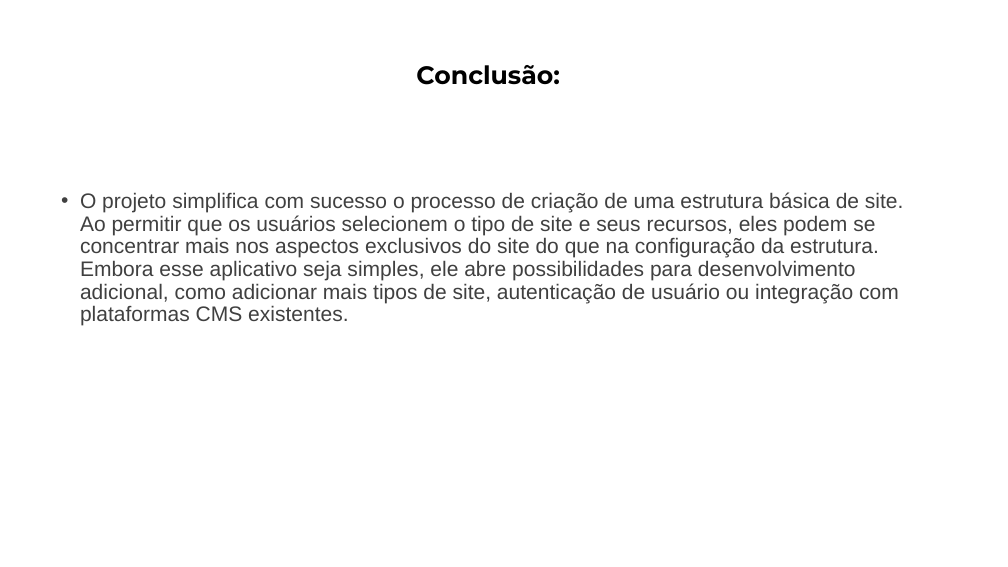
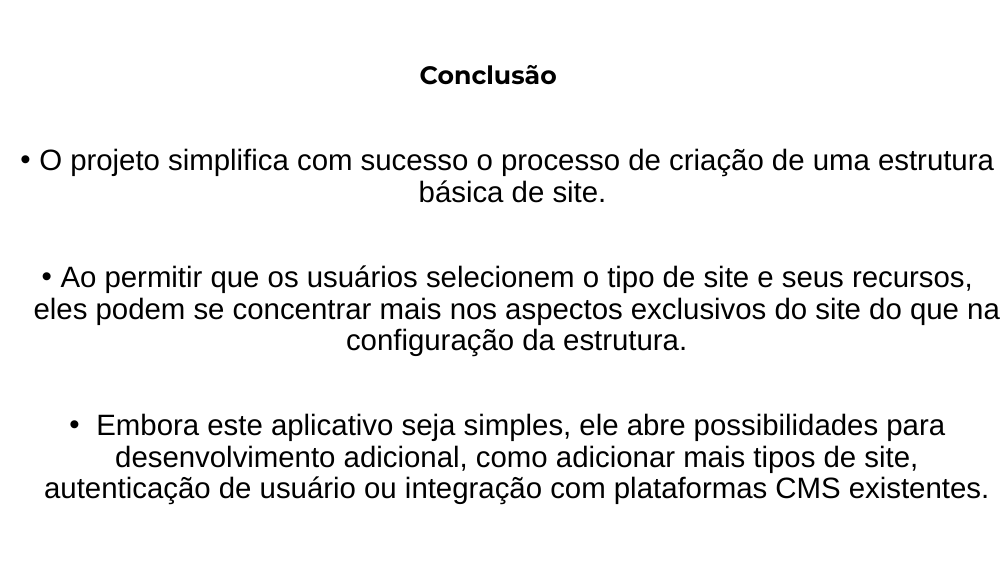
Before and after one commit to offmtm/low-code, a slide deck: slide 17 of Low Code Project.pptx (slide 7 before the commit). Drawn at 1008x567 pixels with LibreOffice and Linux fonts; fonts in the diff are those of the drawing. Boxes give left, top, right and bottom in pixels: in the first picture for what was removed or moved away, otherwise in the second. Text is boxed around its words. In the diff, an @@ line names an element or a change of style, - is before the commit and + after.

```diff
--- a/Low Code Project.pptx
+++ b/Low Code Project.pptx
@@ title at (420,65,557,85): text changed @@
-Conclusão:
+Conclusão
@@ text at (34,148,1000,504): text changed; size 20 to 28 pt; text colour #404040 to #000000 @@
-• O projeto simplifica com sucesso o processo de criação de uma estrutura básica de site. Ao permitir que os usuários selecionem o tipo de site e seus recursos, eles podem se concentrar mais nos aspectos exclusivos do site do que na configuração da estrutura. Embora esse aplicativo seja simples, ele abre possibilidades para desenvolvimento adicional, como adicionar mais tipos de site, autenticação de usuário ou integração com plataformas CMS existentes.
+• O projeto simplifica com sucesso o processo de criação de uma estrutura básica de site.
+• Ao permitir que os usuários selecionem o tipo de site e seus recursos, eles podem se concentrar mais nos aspectos exclusivos do site do que na configuração da estrutura.
+• Embora este aplicativo seja simples, ele abre possibilidades para desenvolvimento adicional, como adicionar mais tipos de site, autenticação de usuário ou integração com plataformas CMS existentes.
```
Also in this commit, not shown: 6 other slides changed, 9 slides added, 2 slides removed.
